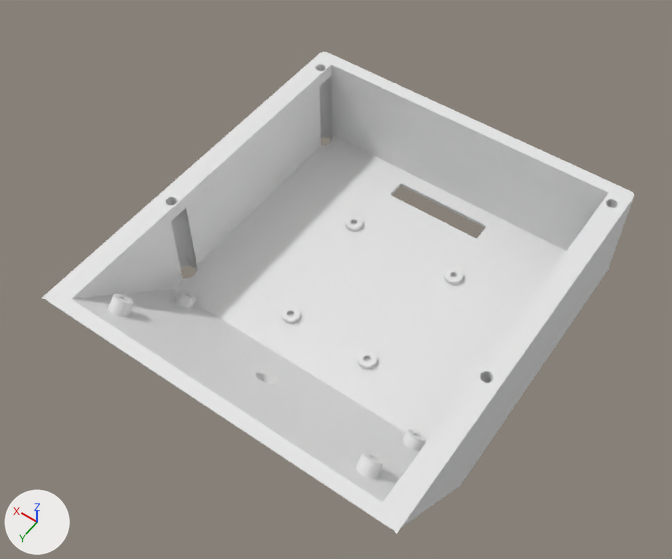
The Blender file model/nfc.blend, before and after one commit.
The view is the same before and after, from a 50 mm camera at (-84.1, 139.7, 177.6) aimed at (2.2, 19.0, -12.0). The lights are fixed; the arrows at lower left show +X, +Y and +Z.

The first picture shows 'housing', 'housing.mount.liger', 'housing.mount.nfc'.
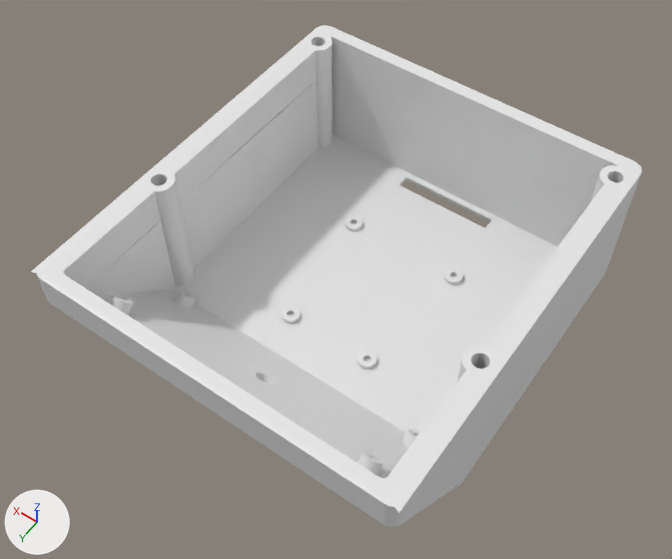
ob_punch_post is not drawn itself; it is used by a modifier of ob_housing_post.
ob_punch_housing_screws is not drawn itself; it is used by a modifier of ob_housing_post, ob_housing.
ob_punch_housing_top is not drawn itself; it is used by a modifier of ob_housing.

What changed in the scene script:
```text
Change me_cube_001:
    where me_cube_001.from_pydata(...)  # 27 vertices, 18 faces, 1 loose edge; spans x -34.5..34.5, y -8.0..68.0, z -7.0..14.7
    used by ob_punch_keypad; parent = ob_punch; location = (0.0, -30.0, -28.0)
    me_cube_001 part 1: all 2 vertices in x -34.5, y -8.0, z -5.9..-1.0 are moved by (-1.0, -2.0, 0.0)
    me_cube_001 part 2: all 2 vertices in x -34.5, y 68.0, z -5.9..-1.0 are moved by (-1.0, 0.0, 0.0)
    me_cube_001 part 3: all 4 vertices in x -15.0..15.0, y 3.0, z -1.0..14.7 are moved by (0.0, -5.0, 0.0)
    me_cube_001 part 4: all 4 vertices in x -15.0..15.0, y -3.0, z -1.0..14.7 are moved by (0.0, -3.0, 0.0)
    me_cube_001 part 5: all 2 vertices in x 34.5, y -8.0, z -5.9..-1.0 are moved by (1.0, -2.0, 0.0)
    me_cube_001 part 6: all 2 vertices in x 34.5, y 68.0, z -5.9..-1.0 are moved by (1.0, 0.0, 0.0)
Change me_cylinder_027:
    used by ob_punch_housing_top; parent = ob_punch; location = (44.75, 46.74, -27.07); scale = (3.5, 3.5, 1.02)
    remove me_cylinder_027.from_pydata(...)  # 544 vertices, 273 faces; spans x -27.1..1.4, y -24.4..-3.6, z -7.0..30.3
    add me_cylinder_027.from_pydata(...)  # 384 vertices, 204 faces; spans x -27.1..1.4, y -24.4..-3.9, z -17.8..30.3
    me_cylinder_027 part 7: the loose piece of 128 vertices spanning x -0.6..1.4, y -5.6..-3.6, z -7.0..28.4 is deleted
    me_cylinder_027 part 8: the loose piece of 32 vertices spanning x -27.1..-25.1, y -5.9..-3.9, z -7.0 is deleted
    me_cylinder_027 part 9: 96 vertices moved from x -27.1..1.4, y -24.4..-3.9, z -7.0 to x -27.1..1.4, y -24.4..-3.9, z -17.8
    me_cylinder_027 part 10: 36 vertices moved from x -26.6..-25.7, y -5.3..-4.5, z 22.7..28.3 to x -26.6..-25.7, y -5.3..-4.5, z 22.7..30.3
Change me_cube_009:
    where me_cube_009.from_pydata(...)  # 8 vertices, 6 faces; spans x -44.5..44.5, y -38.0..68.0, z -28.0..0.0
    used by ob_punch_housing; parent = ob_punch; location = (0.0, 0.0, 0.0)
    verts and faces of me_cube_009; kept vertices keep their numbers, new ones are numbered from 8
    me_cube_009 part 11
    add delete_faces([(1, 5, 7, 3)])
    add for new, old in zip([*range(8, 12)], [1, 3, 5, 7]): verts[new] = verts[old] + (0.0, 0.0, 38.6)
    add faces += [(1, 8, 9, 3), (8, 10, 11, 9), (1, 5, 10, 8), (3, 9, 11, 7), (5, 7, 11, 10)]
Change me_cube_007:
    where me_cube_007.from_pydata(...)  # 8 vertices, 6 faces; spans x -50.5..50.5, y -42.0..72.0, z -31.0..0.0
    verts and faces of me_cube_007; kept vertices keep their numbers, new ones are numbered from 8
    me_cube_007 part 12
    add delete_faces([(1, 5, 7, 3)])
    add for new, old in zip([*range(8, 12)], [1, 3, 5, 7]): verts[new] = verts[old] + (0.0, 0.0, 10.0)
    add faces += [(3, 9, 11, 7), (8, 10, 11, 9), (5, 7, 11, 10), (1, 8, 9, 3), (1, 5, 10, 8)]
Change ob_punch_housing_top:
    ob_punch_housing_top.location: (44.75, 46.74, -27.07) -> (44.75, 46.74, -17.07)
Change ob_housing:
    where _m = ob_housing.modifiers.new('Boolean.004', 'BOOLEAN')
    _m.object: ob_punch_housing_top -> ob_punch_housing_screws
    where _m = ob_housing.modifiers.new('Bevel', 'BEVEL')
    _m.width: 1.5 -> 3.0
    _m.width_pct: 1.5 -> 3.0
Add ob_punch_housing_screws:
    ob_punch_housing_screws = bpy.data.objects.new('punch.housing.screws', me_cylinder_003)  # 512 vertices, 272 faces; spans x -27.3..1.0, y -19.4..1.7, z -7.0..2.1
    ob_punch_housing_screws.parent = ob_punch
    ob_punch_housing_screws.location = (46.26, 30.51, 1.0)
    ob_punch_housing_screws.scale = (3.5, 3.5, 5.0)
Add ob_housing_post:
    ob_housing_post = bpy.data.objects.new('housing.post', me_cylinder_004)  # 384 vertices, 140 faces; spans x -24.0..1.0, y -17.7..1.0, z -1.7..1.0; modifiers BOOLEAN, BOOLEAN
    ob_housing_post.location = (46.3, 33.0, -5.0)
    ob_housing_post.scale = (4.0, 4.0, 15.0)
Add ob_punch_post:
    ob_punch_post = bpy.data.objects.new('punch.post', me_cube_002_1)  # 16 vertices, 12 faces; spans x -8.9..107.9, y -63.1..63.1, z -46.0..11.6
    ob_punch_post.parent = ob_punch
    ob_punch_post.location = (-49.4, 13.04, 8.687)
```

Pixel boxes [x1, y1, x2, y2] of what changed, in the pictures (672 x 559 px; the box of a moved part takes in the faces that stretch with it):
'housing', reshaped, modifiers changed
    before: [42, 52, 634, 534]
    after: [31, 25, 642, 527]
'housing.post', added
    after: [150, 36, 621, 382]
part 3 of me_cube_001, moved or reshaped
    before: [395, 197, 470, 236]
    after: [403, 187, 480, 226]
part 4 of me_cube_001, moved or reshaped
    before: [391, 184, 486, 227]
    after: [400, 178, 491, 221]
part 5 of me_cube_001, moved or reshaped
    before: [391, 185, 486, 228]
    after: [401, 179, 491, 222]
part 7 of me_cylinder_027, deleted
    before: [166, 197, 198, 269]
part 9 of me_cylinder_027, moved or reshaped (not visible afterwards)
    before: [320, 75, 489, 383]
part 10 of me_cylinder_027, moved or reshaped (not visible afterwards)
    before: [480, 371, 493, 382]
part 11 of me_cube_009, built on
    after: [63, 37, 617, 479]
